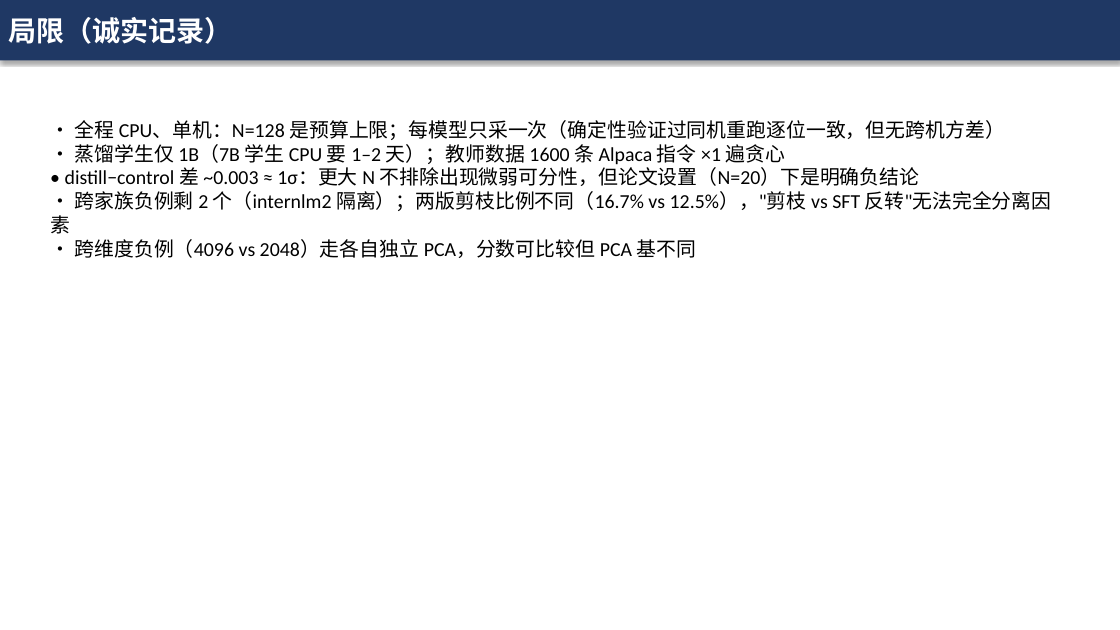
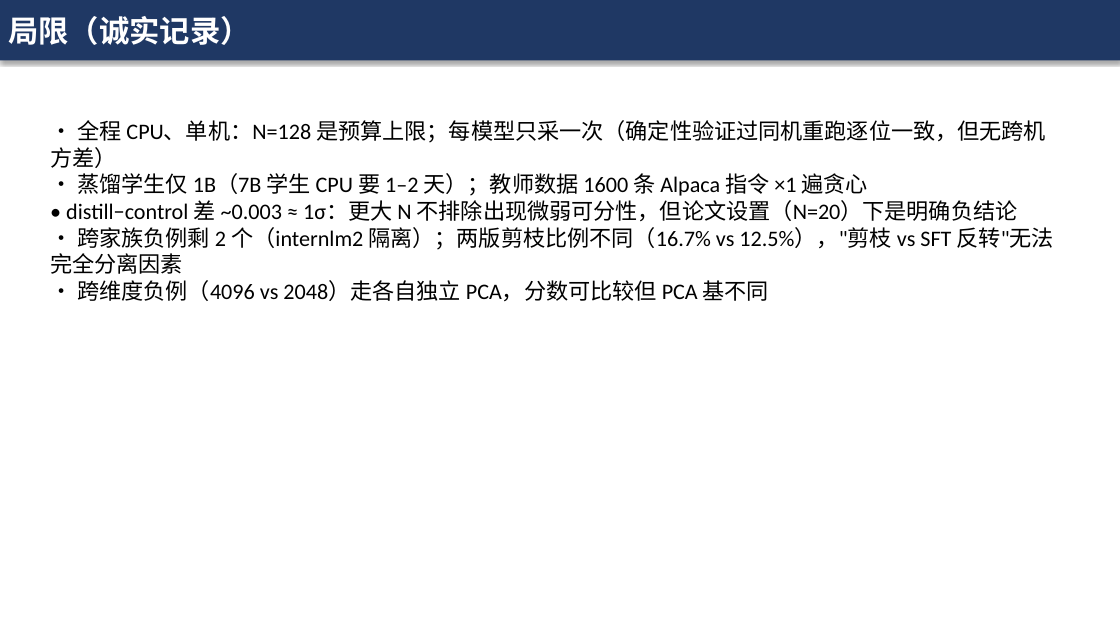
Before and after one commit to kyrie114/DiffIP, a slide deck: slide 11 of llm_migration_v4/汇报_v4_7B规模验证.pptx. Drawn at 1120x630 pixels with LibreOffice and Linux fonts; fonts in the diff are those of the drawing. Boxes give left, top, right and bottom in pixels: in the first picture for what was removed or moved away, otherwise in the second. Text is boxed around its words. In the diff, an @@ line names an element or a change of style, - is before the commit and + after.

Commit message:
v4: 汇报 PPT 重制三张方法/原理图为论文级（matplotlib 300dpi）
- figures.py：图1 方法全流程（配对扰动采样→特征提取→ALS 评分三面板）；图2 ALS 对齐原理（同源/异源特征云散点+高斯椭圆+实测 d̄ 标注）；图3 两线谱系面板（主线谱系树+蒸馏线双臂，全直线布局）
- gen_ppt.py：三页改图片页；全片字号调大（标题 26、正文 19、表格 13.5-14）
- 修复 mathtext \leq/\mathrm{argmin}、\b 转义、图3 连线穿插与文字裁切

```diff
--- a/llm_migration_v4/汇报_v4_7B规模验证.pptx
+++ b/llm_migration_v4/汇报_v4_7B规模验证.pptx
@@ rectangle "局限（诚实记录）" at [0, 0, 1120, 60]: size 24 to 26 pt @@
@@ text "• 全程 CPU、单机：N=128 是预算上限；每模型只采一次（确定性验证过同机重跑逐位一致，但无跨机方差）" at [50, 120, 1054, 301]: size 17 to 19 pt @@
```
Also in this commit, not shown: 11 other slides changed, 5 other files.
